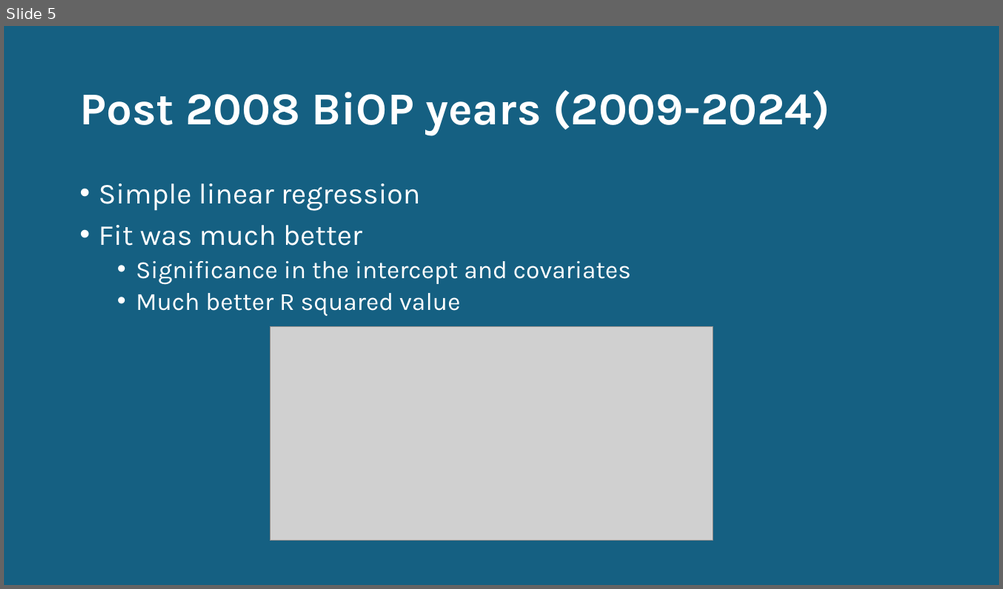
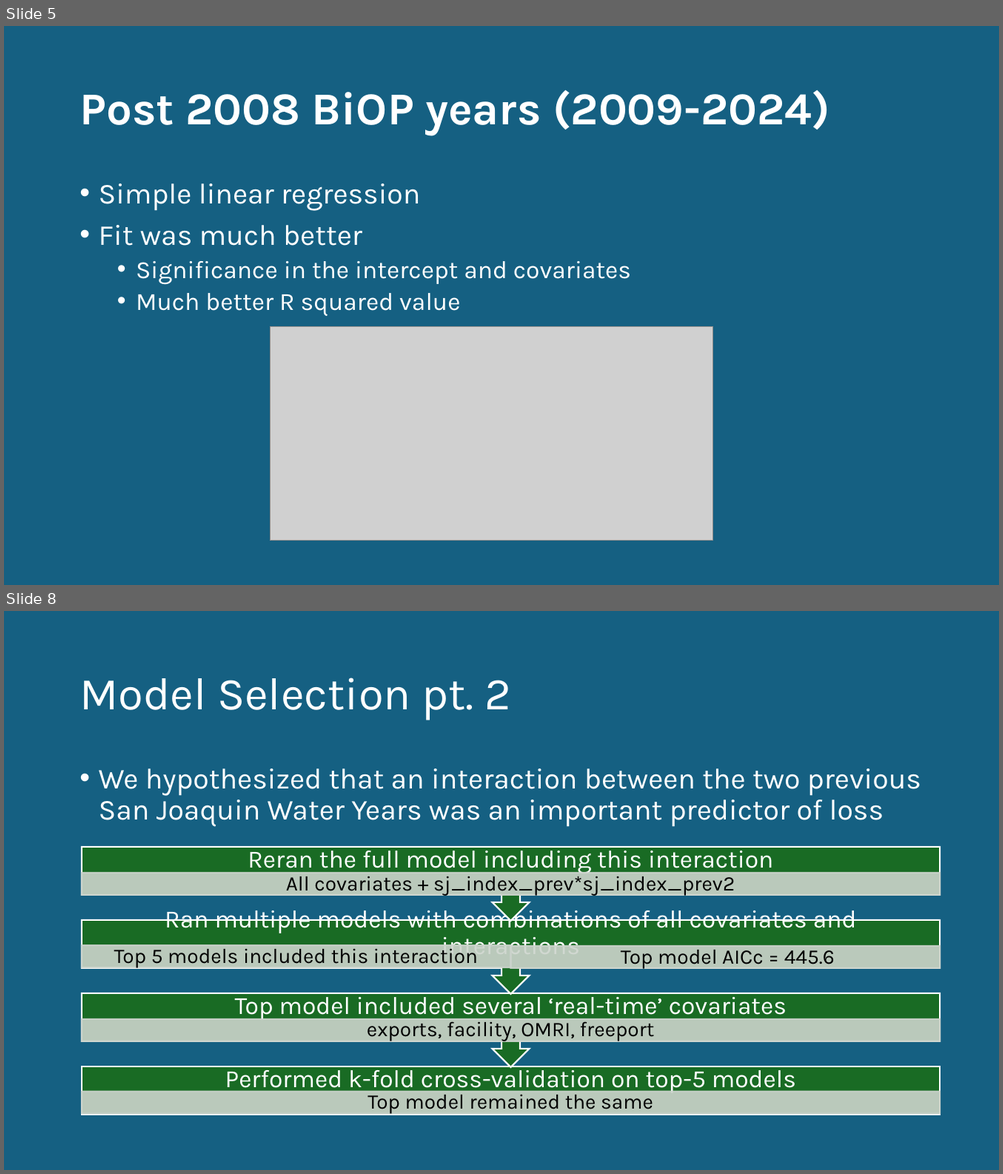
Before and after one commit to BDO-Science/steelhead-loss-model, a slide deck: Steelhead Annual Loss Prediction.pptx. Shown one above the other, each under a label of ours: slide 5 before the commit, slides 5 and 8 after it; the slides between them are not shown. The pictures are 1003x589 and 1003x1174 pixels, drawn with LibreOffice and Linux fonts; fonts in the diff are those of the drawing; grey boxes stand for pictures. Boxes give left, top, right and bottom in pixels: in the first picture for what was removed or moved away, otherwise in the second. Text is boxed around its words. In the diff, an @@ line names an element or a change of style, - is before the commit and + after.

Commit message:
model code updates and file restructuring

```diff
--- a/Steelhead Annual Loss Prediction.pptx
+++ b/Steelhead Annual Loss Prediction.pptx
@@ slide 8 added at (x1=4, y1=611, x2=999, y2=1170), background #156082 @@
@@ title added at (x1=79, y1=678, x2=511, y2=721), 44 pt, text #FFFFFF @@
+Model Selection pt. 2
@@ text added at (x1=99, y1=769, x2=921, y2=827), 28 pt, text #FFFFFF @@
+• We hypothesized that an interaction between the two previous San Joaquin Water Years was an important predictor of loss
@@ group added at (x1=82, y1=846, x2=939, y2=1115): 9 texts, 6 rectangles, 3 up arrow callouts @@
+Performed k-fold cross-validation on top-5 models
+Top model remained the same
+Top model included several ‘real-time’ covariates
+exports, facility, OMRI, freeport
+Ran multiple models with combinations of all covariates and interactions
+Top 5 models included this interaction
+Top model AICc = 445.6
+Reran the full model including this interaction
+All covariates + sj_index_prev*sj_index_prev2
```
Also in this commit, not shown: 3 slides changed, 4 other slides added, 2 slides removed, 9 other files.
